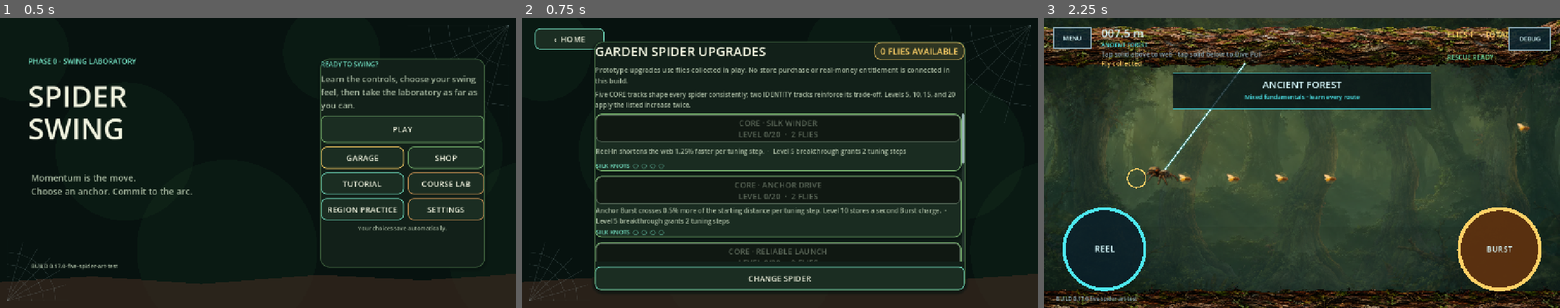
Above: before the commit, frames 1-3 (left to right).
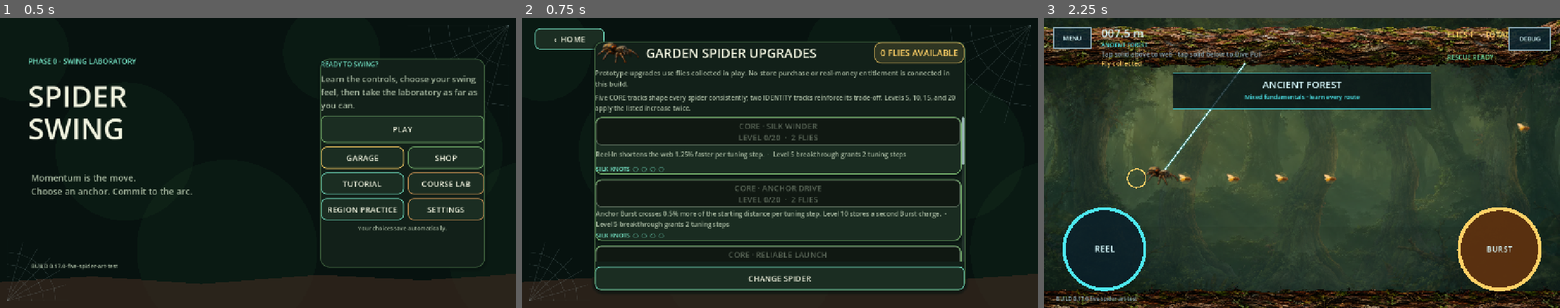
Above: after the commit, the same moments.

Repository: menno420/spider-swing
Game: Godot game, scene res://game/bootstrap/main.tscn
The game is run twice, just before and just after one commit, with the same random seed, the same clock (stepped at 60 frames per second) and the same inputs.
Inputs:
- Up to frame 1 (0.5 s): no input
- Up to frame 2 (0.75 s): click "SHOP" at 0.5 s
- Up to frame 3 (2.25 s): click "‹ HOME" at 1.25 s; click "PLAY" at 2 s

Frame 1 is identical in both runs. In frame 2, 13% of the frame differs, in the area x 14-86%, y 8-84%; in frame 3, nothing differs.

Commit message:
Show production spiders in Garage and Shop

Diff:
--- a/game/presentation/scripts/art_asset_catalog.gd
+++ b/game/presentation/scripts/art_asset_catalog.gd
@@ -70,6 +70,15 @@
 	return StringName(SPIDER_ASSET_IDS.get(profile_id, &""))
 
 
+static func spider_style_tint(style: StringName) -> Color:
+	match style:
+		PlayerProgress.STYLE_AMBER:
+			return Color(1.0, 0.90, 0.72, 1.0)
+		PlayerProgress.STYLE_COMET:
+			return Color(0.73, 0.88, 1.0, 1.0)
+	return Color.WHITE
+
+
 static func texture_paths() -> PackedStringArray:
 	var paths := PackedStringArray()
 	for asset_id: StringName in ASSETS:
--- a/game/presentation/scripts/front_end.gd
+++ b/game/presentation/scripts/front_end.gd
@@ -34,6 +34,7 @@
 var _debug_toggle: CheckButton
 var _garage_name: Label
 var _garage_role: Label
+var _garage_spider_preview: TextureRect
 var _garage_description: Label
 var _garage_tradeoff: Label
 var _garage_stats: Label
@@ -44,6 +45,7 @@
 var _profile_buttons: Dictionary = {}
 var _shop_flies: Label
 var _shop_title: Label
+var _shop_spider_preview: TextureRect
 var _shop_description: Label
 var _upgrade_buttons: Dictionary = {}
 var _upgrade_rows: Dictionary = {}
@@ -411,8 +413,17 @@
 	_fill_with_margin(detail, detail_card, 18.0)
 	_garage_role = _section_label("")
 	detail.add_child(_garage_role)
+	var identity_row := HBoxContainer.new()
+	identity_row.add_theme_constant_override("separation", 10)
+	detail.add_child(identity_row)
 	_garage_name = _label("", 29, INK)
-	detail.add_child(_garage_name)
+	_garage_name.size_flags_horizontal = Control.SIZE_EXPAND_FILL
+	identity_row.add_child(_garage_name)
+	_garage_spider_preview = _spider_preview(
+		&"GarageSpiderPreview",
+		Vector2(118.0, 56.0),
+	)
+	identity_row.add_child(_garage_spider_preview)
 	_garage_description = _setting_description("")
 	_garage_description.add_theme_font_size_override("font_size", 15)
 	_garage_description.custom_minimum_size.y = 30.0
@@ -493,6 +504,11 @@
 	var header := HBoxContainer.new()
 	header.add_theme_constant_override("separation", 14)
 	content.add_child(header)
+	_shop_spider_preview = _spider_preview(
+		&"ShopSpiderPreview",
+		Vector2(112.0, 53.0),
+	)
+	header.add_child(_shop_spider_preview)
 	_shop_title = _label("", 32, INK)
 	_shop_title.size_flags_horizontal = Control.SIZE_EXPAND_FILL
 	header.add_child(_shop_title)
@@ -831,6 +847,7 @@
 		]
 	_garage_role.text = str(item["role"])
 	_garage_name.text = str(item["name"])
+	_sync_spider_preview(_garage_spider_preview, selected)
 	_garage_description.text = str(item["description"])
 	_garage_tradeoff.text = "TRADE-OFF · %s" % item["tradeoff"]
 	var preview := SpiderCatalog.resolved_config(
@@ -884,6 +901,7 @@
 func _render_shop() -> void:
 	var selected := _state.progress.selected_spider_id
 	var profile_item := SpiderCatalog.profile(selected)
+	_sync_spider_preview(_shop_spider_preview, selected)
 	_shop_title.text = "%s UPGRADES" % str(profile_item["name"]).to_upper()
 	_shop_flies.text = "%d FLIES AVAILABLE" % _state.progress.spendable_flies
 	for upgrade_id: StringName in _upgrade_buttons:
@@ -1172,6 +1190,36 @@
 			return "EMPTY"
 
 
+func _spider_preview(
+	node_name: StringName,
+	minimum_size: Vector2,
+) -> TextureRect:
+	var preview := TextureRect.new()
+	preview.name = str(node_name)
+	preview.custom_minimum_size = minimum_size
+	preview.expand_mode = TextureRect.EXPAND_IGNORE_SIZE
+	preview.stretch_mode = TextureRect.STRETCH_KEEP_ASPECT_CENTERED
+	preview.texture_filter = CanvasItem.TEXTURE_FILTER_LINEAR_WITH_MIPMAPS
+	preview.mouse_filter = Control.MOUSE_FILTER_IGNORE
+	return preview
+
+
+func _sync_spider_preview(
+	preview: TextureRect,
+	spider_id: StringName,
+) -> void:
+	var asset_id := ArtAssetCatalog.spider_asset_id(spider_id)
+	var path := ArtAssetCatalog.texture_path(asset_id)
+	preview.texture = (
+		load(path) as Texture2D
+		if ResourceLoader.exists(path)
+		else null
+	)
+	preview.modulate = ArtAssetCatalog.spider_style_tint(
+		_state.progress.selected_spider_style,
+	)
+
+
 func _full_screen(node_name: StringName) -> Control:
 	var control := Control.new()
 	control.name = str(node_name)
--- a/game/presentation/scripts/swing_lab.gd
+++ b/game/presentation/scripts/swing_lab.gd
@@ -986,12 +986,7 @@
 	var texture := _art_texture(asset_id)
 	if texture == null:
 		return false
-	var tint := Color.WHITE
-	match _snapshot.spider_style:
-		PlayerProgress.STYLE_AMBER:
-			tint = Color(1.0, 0.90, 0.72, 1.0)
-		PlayerProgress.STYLE_COMET:
-			tint = Color(0.73, 0.88, 1.0, 1.0)
+	var tint := ArtAssetCatalog.spider_style_tint(_snapshot.spider_style)
 	var sprite_size := Vector2(96.0, 46.0) * scale
 	draw_set_transform(center, rotation, pose_scale)
 	draw_texture_rect(
--- a/tests/integration/front_end_flow_tests.gd
+++ b/tests/integration/front_end_flow_tests.gd
@@ -427,6 +427,18 @@
 	var strip := view.find_child("GarageInspiration", true, false) as Label
 	if strip == null or not strip.text.begins_with("INSPIRED BY"):
 		failures.append("Garage does not name what the selected spider is inspired by")
+		view.free()
+		return 0
+	var garage_preview := view.find_child(
+		"GarageSpiderPreview",
+		true,
+		false,
+	) as TextureRect
+	if garage_preview == null or garage_preview.texture == null or \
+			garage_preview.texture.resource_path != ArtAssetCatalog.texture_path(
+				ArtAssetCatalog.spider_asset_id(SpiderCatalog.CLASSIC),
+			):
+		failures.append("Garage does not preview the selected production sprite")
 		view.free()
 		return 0
 	view.front_end_button(&"GarageFieldGuide").pressed.emit()
@@ -467,6 +479,18 @@
 		failures.append("the Field Guide does not return to the Garage")
 		view.free()
 		return 0
+	view.front_end_button(&"GarageBack").pressed.emit()
+	view.front_end_button(&"Shop").pressed.emit()
+	var shop_preview := view.find_child(
+		"ShopSpiderPreview",
+		true,
+		false,
+	) as TextureRect
+	if shop_preview == null or shop_preview.texture == null or \
+			shop_preview.texture.resource_path != garage_preview.texture.resource_path:
+		failures.append("Shop does not reuse the selected production sprite")
+		view.free()
+		return 0
 	view.free()
 	return 1
 
Not shown, changed: assets/runtime/characters/README.md
Not shown, changed: docs/current-state.md
